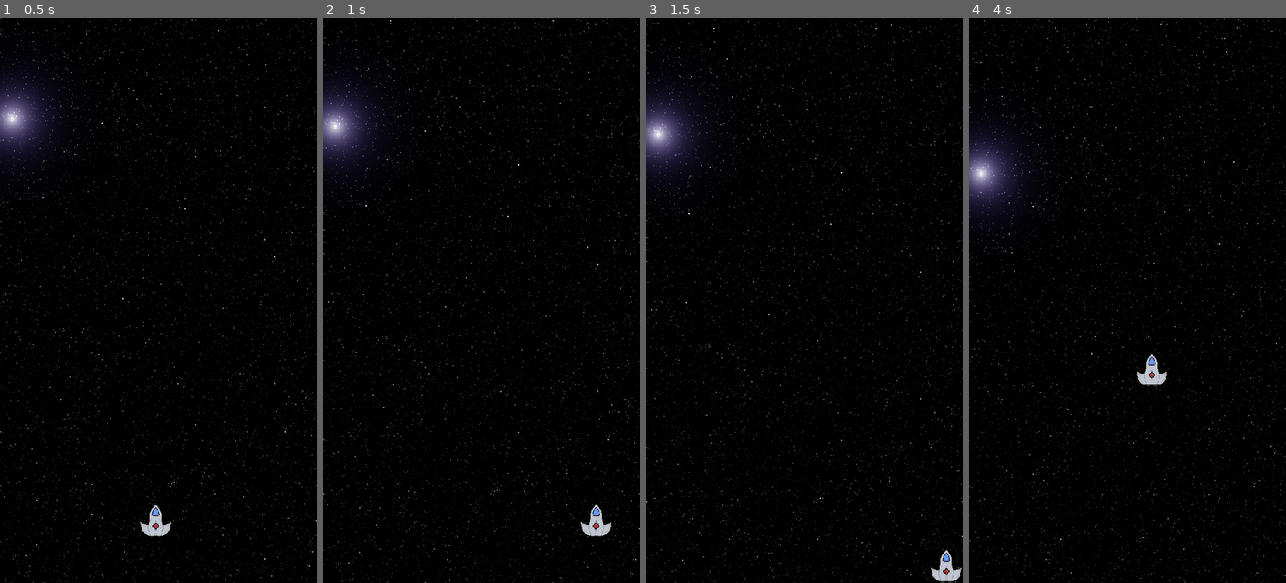
Above: before the commit, frames 1-4 (left to right).
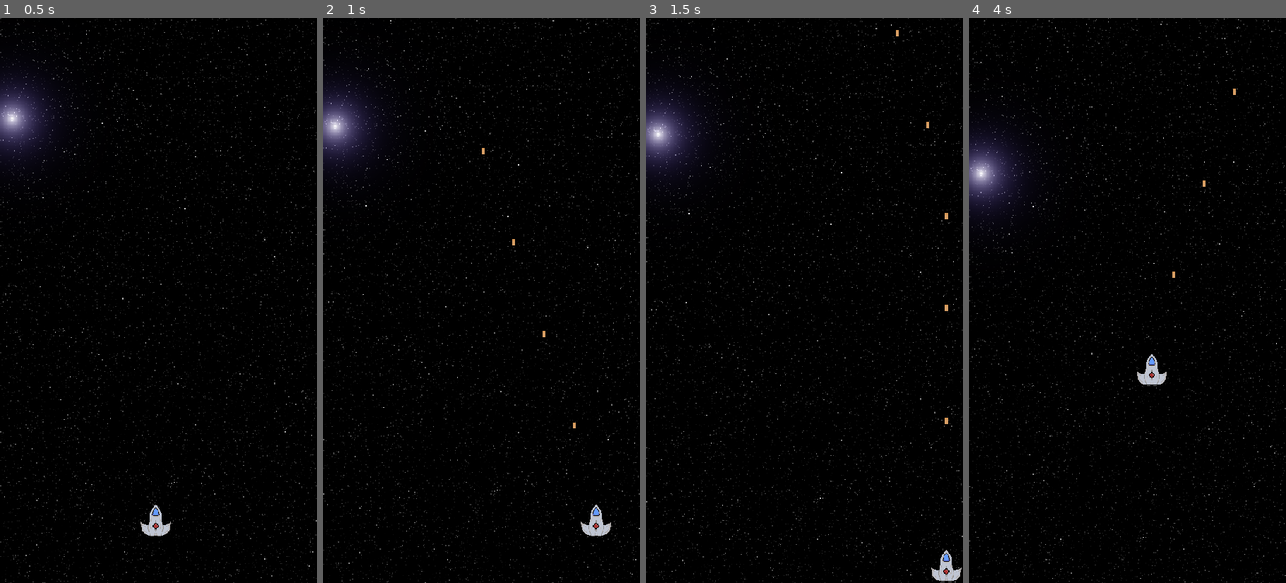
Above: after the commit, the same moments.

Repository: Sivarjuen/ProjectPsi
Game: Godot game, scene res://scenes/testscene.tscn
Two runs of this game, one before a commit and one after it. Both use one fixed random seed, a clock stepped at 60 frames per second and the inputs below.
Inputs:
- Up to frame 1 (0.5 s): no input
- Up to frame 2 (1 s): hold Right (ui_right) from 0.53 s (still down); hold Space (shoot, bound only after the commit) from 0.53 s (still down)
- Up to frame 3 (1.5 s): release Right (ui_right) at 1.28 s; release Space (shoot, bound only after the commit) at 1.28 s; hold Down (ui_down) from 1.28 s (still down); tap Space (shoot, bound only after the commit) at 1.35 s
- Up to frame 4 (4 s): release Down (ui_down) at 2.03 s; hold Right (ui_right) 2.03-2.78 s; hold Shift 2.03-2.78 s; tap Space (shoot, bound only after the commit) at 2.3, 2.85 s; hold Up (ui_up) 2.78-3.53 s; hold Left (ui_left) from 3.53 s (still down); hold Space (shoot, bound only after the commit) from 3.53 s (still down)

Frame 1 is identical in both runs. In frame 2, less than 0.1% of the frame differs, in the area x 50-80%, y 23-73%; in frame 3, less than 0.1%, in the area x 78-96%, y 2-72%; in frame 4, less than 0.1%.

Commit message:
Add basic shooting

Diff:
--- a/project.godot
+++ b/project.godot
@@ -60,6 +60,11 @@
 , Object(InputEventKey,"resource_local_to_scene":false,"resource_name":"","device":-1,"window_id":0,"alt_pressed":false,"shift_pressed":false,"ctrl_pressed":false,"meta_pressed":false,"pressed":false,"keycode":0,"physical_keycode":83,"key_label":0,"unicode":115,"echo":false,"script":null)
 ]
 }
+shoot={
+"deadzone": 0.5,
+"events": [Object(InputEventKey,"resource_local_to_scene":false,"resource_name":"","device":-1,"window_id":0,"alt_pressed":false,"shift_pressed":false,"ctrl_pressed":false,"meta_pressed":false,"pressed":false,"keycode":0,"physical_keycode":32,"key_label":0,"unicode":32,"echo":false,"script":null)
+]
+}
 
 [rendering]
 
--- /dev/null
+++ b/scenes/bullet.tscn
@@ -0,0 +1,22 @@
+[gd_scene load_steps=4 format=3 uid="uid://db1p5u6cvknhk"]
+
+[ext_resource type="Script" path="res://scripts/bullet/bullet.gd" id="1_iktu8"]
+[ext_resource type="Texture2D" uid="uid://clvuj1rfwbwwq" path="res://assets/textures/projectiles/small_bullet.png" id="1_osrpc"]
+
+[sub_resource type="RectangleShape2D" id="RectangleShape2D_3qo03"]
+size = Vector2(6, 12)
+
+[node name="Bullet" type="Area2D"]
+texture_filter = 1
+script = ExtResource("1_iktu8")
+
+[node name="SmallBullet" type="Sprite2D" parent="."]
+position = Vector2(0, 1)
+scale = Vector2(3, 3)
+texture = ExtResource("1_osrpc")
+region_enabled = true
+region_rect = Rect2(31, 29, 2, 4)
+
+[node name="CollisionShape2D" type="CollisionShape2D" parent="."]
+position = Vector2(0, 1)
+shape = SubResource("RectangleShape2D_3qo03")
--- a/scenes/player.tscn
+++ b/scenes/player.tscn
@@ -4,16 +4,24 @@
 [ext_resource type="Texture2D" uid="uid://coyqaqwg3w16a" path="res://assets/textures/player.png" id="1_ygdhd"]
 [ext_resource type="Texture2D" uid="uid://c2kat71r15qbj" path="res://assets/textures/shipcore.png" id="2_elfjg"]
 
-[node name="Node2D" type="Node2D"]
+[node name="Player" type="Node2D"]
 script = ExtResource("1_8t4vt")
 
-[node name="Player" type="Sprite2D" parent="."]
+[node name="Ship" type="Sprite2D" parent="."]
 texture_filter = 1
 texture_repeat = 1
 texture = ExtResource("1_ygdhd")
 
-[node name="Shipcore" type="Sprite2D" parent="Player"]
+[node name="Shipcore" type="Sprite2D" parent="Ship"]
 texture_filter = 1
 position = Vector2(0, 10)
 scale = Vector2(2, 2)
 texture = ExtResource("2_elfjg")
+
+[node name="GunPosition" type="Node2D" parent="Ship"]
+position = Vector2(0, -33)
+
+[node name="ShootCDTimer" type="Timer" parent="Ship"]
+wait_time = 0.1
+
+[connection signal="timeout" from="Ship/ShootCDTimer" to="." method="_on_shoot_cd_timer_timeout"]
--- /dev/null
+++ b/scripts/bullet/bullet.gd
@@ -0,0 +1,14 @@
+extends Area2D
+
+var speed = 1500  # Adjust the bullet speed as needed.
+
+func _process(delta):
+	position += Vector2(0, -speed) * delta
+
+	# Check if the bullet is out of the screen bounds.
+	if position.y < -100 or position.y > get_viewport_rect().size.y + 100:
+		queue_free()  # Remove the bullet from the scene when out of bounds.
+
+#func _on_Bullet_area_entered(area):
+#	# Handle collision with other objects (e.g., enemies or walls).
+#	queue_free()  # Remove the bullet when it collides with something.
--- a/scripts/player/playercontroller.gd
+++ b/scripts/player/playercontroller.gd
@@ -3,12 +3,15 @@
 # Speed at which the node moves.
 var speed = 500
 var ship_length = 64
+var can_shoot = true
 var screen_size = null
+var bullet_scene = preload("res://scenes/bullet.tscn")
 
 func _ready():
 	screen_size = get_viewport_rect().size
 
-func _process(delta):
+func _physics_process(delta):
+	# Movement
 	var velocity = Vector2(0, 0)
 
 	if Input.is_action_pressed("ui_right"):
@@ -20,9 +23,14 @@
 	if Input.is_action_pressed("ui_up"):
 		velocity.y -= 1
 
-	# Normalize the velocity to ensure consistent movement speed in all directions.
 	velocity = velocity.normalized() * speed
+	move(velocity, delta)
 
+	# Shooting
+	if Input.is_action_pressed("shoot") and can_shoot:
+		shoot()
+
+func move(velocity, delta):
 	# Move the node.
 	var new_position = position + (velocity * delta)
 
@@ -36,3 +44,14 @@
 
 	# Update the node's position.
 	position = new_position
+
+func shoot():
+	var bullet = bullet_scene.instantiate()
+	bullet.position = $Ship/GunPosition.global_position
+	get_parent().add_child(bullet)
+
+	can_shoot = false
+	$Ship/ShootCDTimer.start()
+
+func _on_shoot_cd_timer_timeout():
+	can_shoot = true
Binary file added: assets/projects/small_bullet.aseprite
Binary file added: assets/textures/projectiles/small_bullet.png
